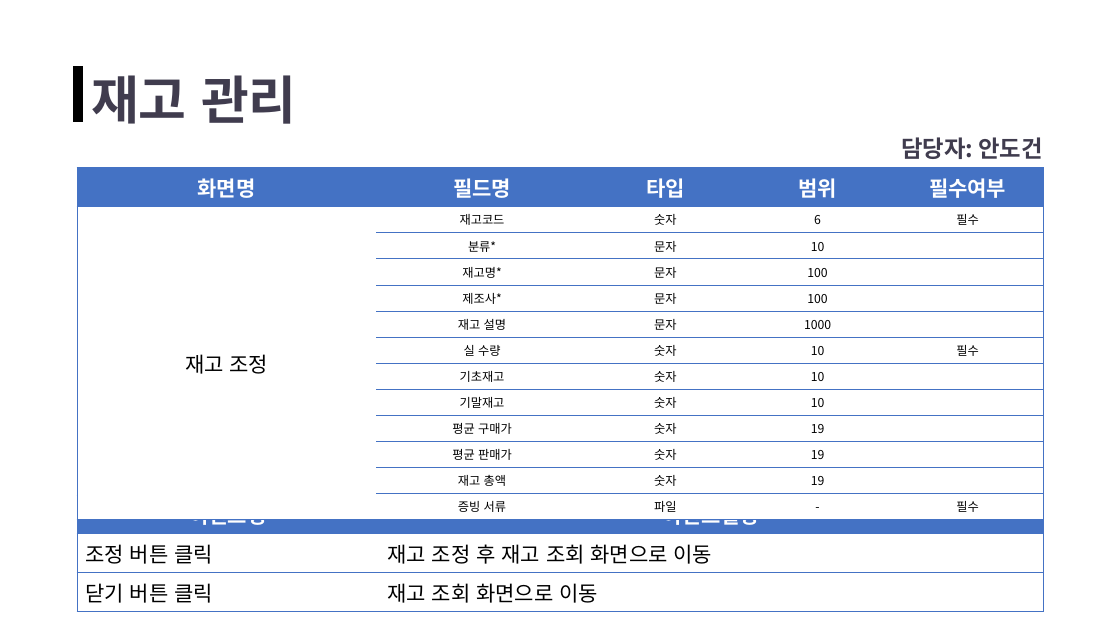
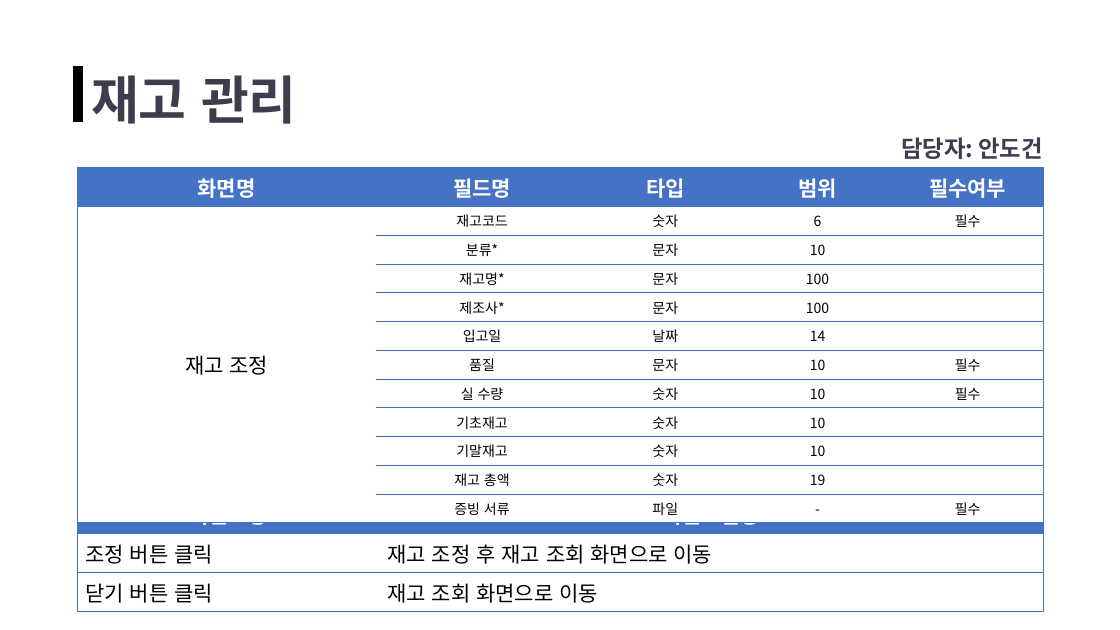
Before and after one commit to ppodong-bro/Team_OB, a slide deck: slide 7 of 분석자료/화면설계서(초안)_재고 관리.pptx (slide 8 before the commit). Drawn at 1120x630 pixels with LibreOffice and Linux fonts; fonts in the diff are those of the drawing. Boxes give left, top, right and bottom in pixels: in the first picture for what was removed or moved away, otherwise in the second. Text is boxed around its words. In the diff, an @@ line names an element or a change of style, - is before the commit and + after.

```diff
--- a/분석자료/화면설계서(초안)_재고 관리.pptx
+++ b/분석자료/화면설계서(초안)_재고 관리.pptx
@@ table at [77, 168, 1043, 519] @@
-row 6:  | 재고 설명 | 문자 | 1000 | 
+row 6:  | 입고일 | 날짜 | 14 | 
+row 7:  | 품질 | 문자 | 10 | 필수
-row 10:  | 평균 구매가 | 숫자 | 19 | 
-row 11:  | 평균 판매가 | 숫자 | 19 | 
```
Also in this commit, not shown: 5 other slides changed, 1 slide added, 1 slide removed.
